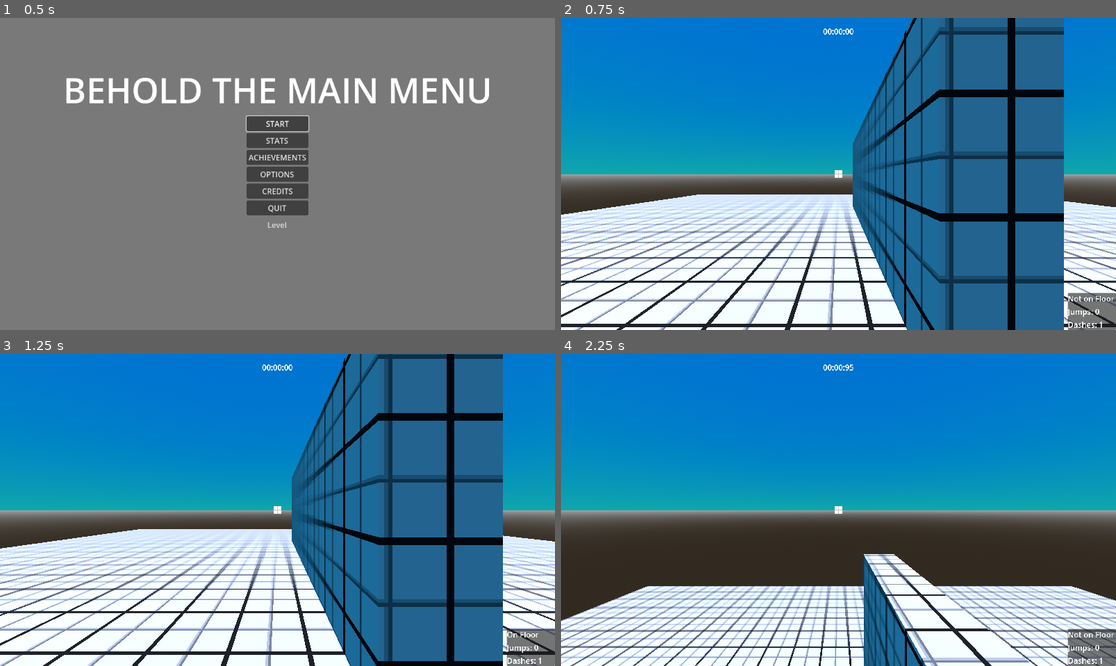
Above: before the commit, frames 1-4 (two rows, left to right).
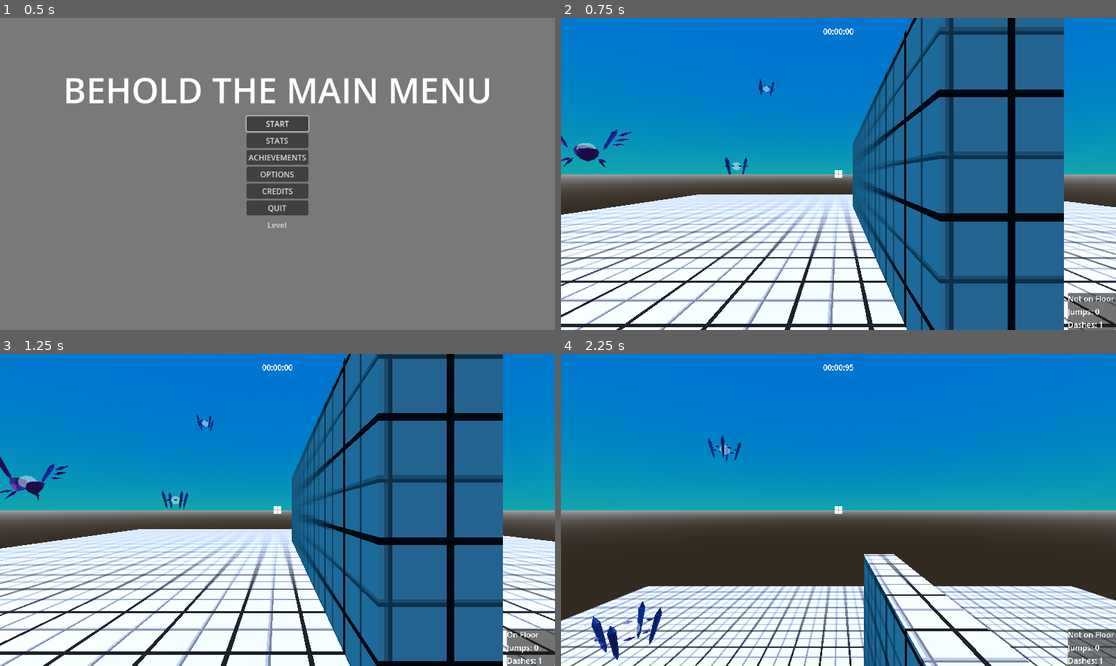
Above: after the commit, the same moments.

Repository: lucasrumney94/GodotGoneWild
Game: Godot game, scene res://Main/main_menu.tscn
Same seed, same stepped clock (60 frames per second), same inputs: the game is played once before the commit and once after it. The engine's default icon, where the game draws it, is replaced by a stand-in: a white triangle on a blue panel in a dark square.
Inputs (mouse positions are in pixels of both pictures, inside the frame that each line leads up to):
- Up to frame 1 (0.5 s): no input
- Up to frame 2 (0.75 s): click "START" at 0.5 s
- Up to frame 3 (1.25 s): no input
- Up to frame 4 (2.25 s): move the mouse to (866, 510) at 1.27 s; hold W (move_forward) from 1.28 s (still down); click (866, 510) at 1.35 s; tap Space (jump) at 1.52 s; move the mouse to (810, 510) at 2.02 s; right-click (810, 510) at 2.1 s

Frame 1 is identical in both runs. In frame 2, 0.5% of the frame differs, in the area x 0-39%, y 19-51%; in frame 3, 0.6%; in frame 4, 0.7%, in the area x 5-33%, y 26-98%.

Commit message:
fix named dependency on enemys in main scene

Diff:
--- a/godot-wild-tower/Main/main_game.tscn
+++ b/godot-wild-tower/Main/main_game.tscn
@@ -5,8 +5,8 @@
 [ext_resource type="Material" uid="uid://5dqiqxr4arwd" path="res://Materials/grid_material.tres" id="1_ywoid"]
 [ext_resource type="PackedScene" path="res://UI/pause_menu.tscn" id="2_2vuh2"]
 [ext_resource type="PackedScene" uid="uid://y00sgnh5ws4h" path="res://Objects/Environment/finish_area.tscn" id="6_ga075"]
-[ext_resource type="PackedScene" path="res://Objects/Enemies/BasicEnemyOUTLINE_TEST.tscn" id="6_kji67"]
-[ext_resource type="PackedScene" path="res://Objects/Enemies/MobileEnemy_OUTLINE.tscn" id="7_7tlvw"]
+[ext_resource type="PackedScene" uid="uid://5x1047hex40t" path="res://Objects/Enemies/BasicEnemy.tscn" id="6_kji67"]
+[ext_resource type="PackedScene" uid="uid://c08aetbdbnjbc" path="res://Objects/Enemies/MobileEnemy.tscn" id="7_7tlvw"]
 [ext_resource type="PackedScene" path="res://Objects/Enemies/TurretEnemy.tscn" id="8_7ah3a"]
 
 [sub_resource type="ProceduralSkyMaterial" id="ProceduralSkyMaterial_m2u75"]
